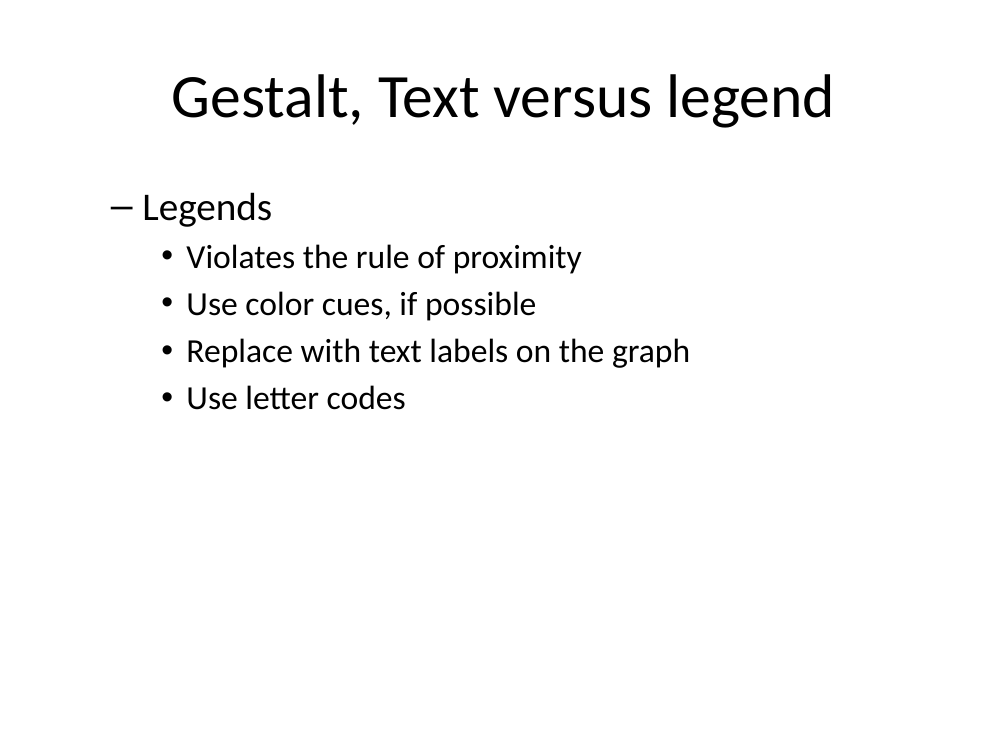
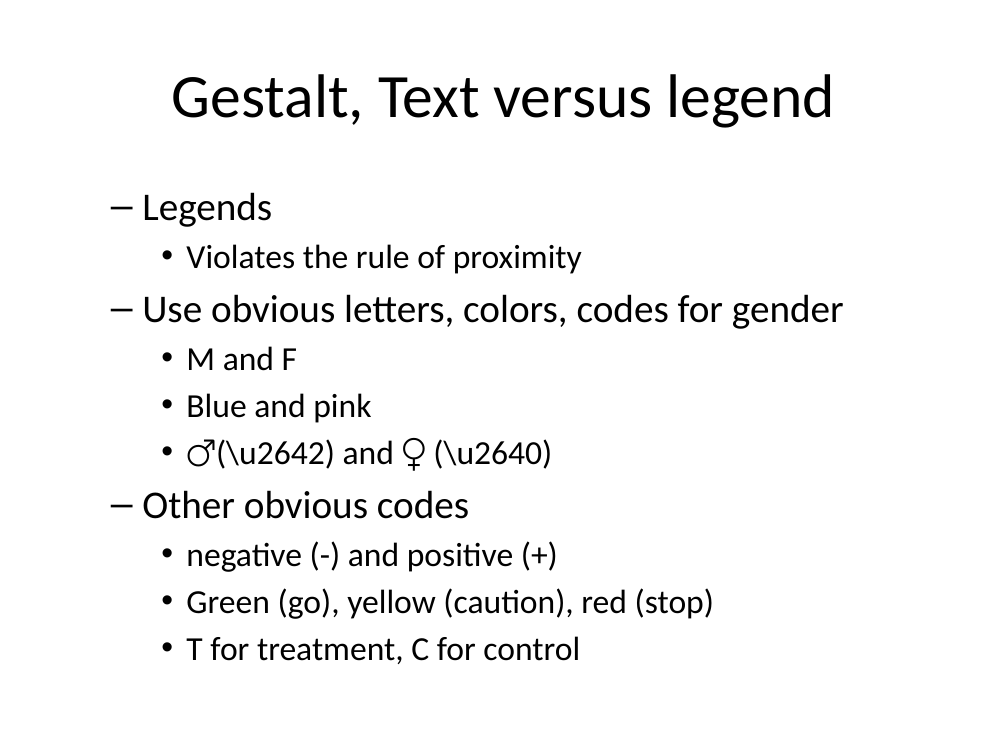
Before and after one commit to pmean/data-visualization, a slide deck: slide 11 of data-viz-03/component/recommendations-gestalt.pptx. Drawn at 1008x756 pixels with LibreOffice and Linux fonts; fonts in the diff are those of the drawing. Boxes give left, top, right and bottom in pixels: in the first picture for what was removed or moved away, otherwise in the second. Text is boxed around its words. In the diff, an @@ line names an element or a change of style, - is before the commit and + after.

```diff
--- a/data-viz-03/component/recommendations-gestalt.pptx
+++ b/data-viz-03/component/recommendations-gestalt.pptx
@@ text at (x1=142, y1=294, x2=844, y2=664): text changed @@
-    • Use color cues, if possible
-    • Replace with text labels on the graph
-    • Use letter codes
+  – Use obvious letters, colors, codes for gender
+    • M and F
+    • Blue and pink
+    • ♂(\u2642) and ♀ (\u2640)
+  – Other obvious codes
+    • negative (-) and positive (+)
+    • Green (go), yellow (caution), red (stop)
+    • T for treatment, C for control
```
Also in this commit, not shown: 10 other slides changed, 3 slides added, 2 slides removed, 12 other files.
